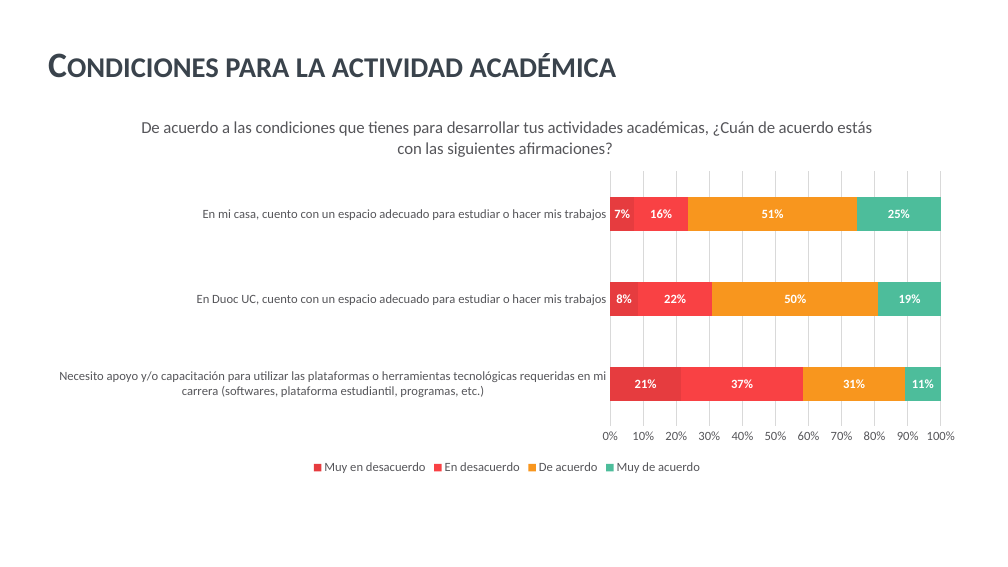
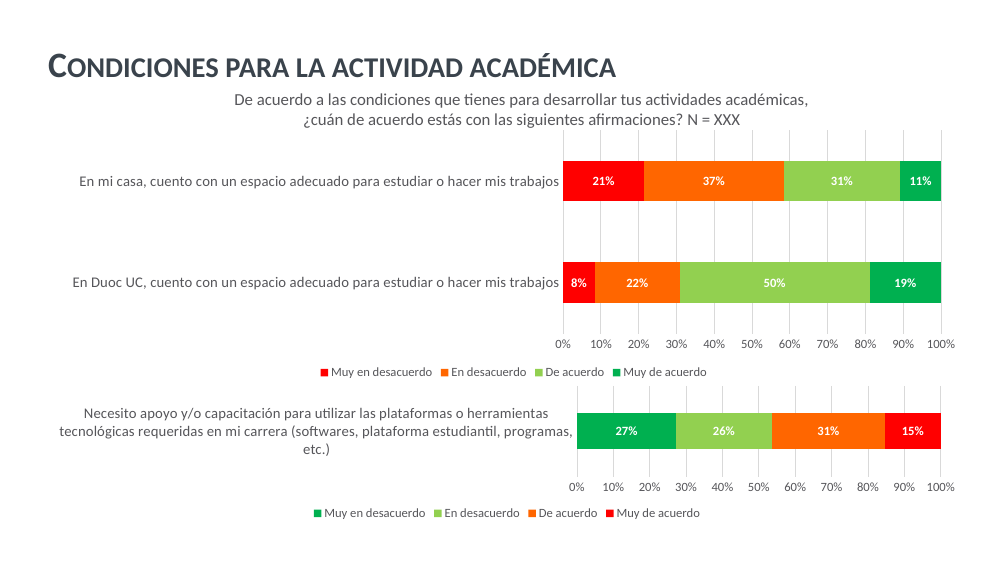
Before and after one commit to SebaValenzuela/RBDUOC2025, a slide deck: slide 73 of reports/templates/template-prueba.pptx. Drawn at 1008x567 pixels with LibreOffice and Linux fonts; fonts in the diff are those of the drawing; background and template pictures are left out. Boxes give left, top, right and bottom in pixels: in the first picture for what was removed or moved away, otherwise in the second. Text is boxed around its words. In the diff, an @@ line names an element or a change of style, - is before the commit and + after.

```diff
--- a/reports/templates/template-prueba.pptx
+++ b/reports/templates/template-prueba.pptx
@@ text added at (234, 93, 808, 128), 16 pt, text #56565A @@
+De acuerdo a las condiciones que tienes para desarrollar tus actividades académicas, ¿cuán de acuerdo estás con las siguientes afirmaciones? N = XXX
@@ bar stacked 100% chart at (54, 125, 974, 383) @@
@@ title "De acuerdo a las condiciones que tienes para desarrollar tus actividades académicas, ¿Cuán de acuerdo estás con las siguientes afirmaciones?  " removed @@
-categories: Necesito apoyo y/o capacitación para utilizar las plataformas o herramientas tecnológicas requeridas en mi carrera (soft, En Duoc UC, cuento con un espacio adecuado para estudiar o hacer mis trabajos, En mi casa, cuento con un espacio adecuado para estudiar o hacer mis trabajos
+categories: En Duoc UC, cuento con un espacio adecuado para estudiar o hacer mis trabajos, En mi casa, cuento con un espacio adecuado para estudiar o hacer mis trabajos
-Muy en desacuerdo: 0.21, 0.08, 0.07
+Muy en desacuerdo: 0.08, 0.21
@@ colour of Muy en desacuerdo #E63C3F to #FF0000 @@
-En desacuerdo: 0.37, 0.22, 0.16
+En desacuerdo: 0.22, 0.37
@@ colour of En desacuerdo #F94144 to #FF6600 @@
-De acuerdo: 0.31, 0.5, 0.51
+De acuerdo: 0.5, 0.31
@@ colour of De acuerdo #F8961E to #92D050 @@
-Muy de acuerdo: 0.11, 0.19, 0.25
+Muy de acuerdo: 0.19, 0.11
@@ colour of Muy de acuerdo #4DBD9B to #00B050 @@
@@ category axis changed @@
@@ bar stacked 100% chart: place and size @@
-bar stacked 100% chart at (41, 101, 974, 478)
+bar stacked 100% chart at (54, 125, 974, 383)
@@ bar stacked 100% chart added at (41, 383, 974, 524) @@
+categories: Necesito apoyo y/o capacitación para utilizar las plataformas o herramientas tecnológicas requeridas en mi carrera (soft
+Muy en desacuerdo: 0.27
+En desacuerdo: 0.26
+De acuerdo: 0.31
+Muy de acuerdo: 0.15
```
Also in this commit, not shown: 16 other slides changed, 13 other files.
